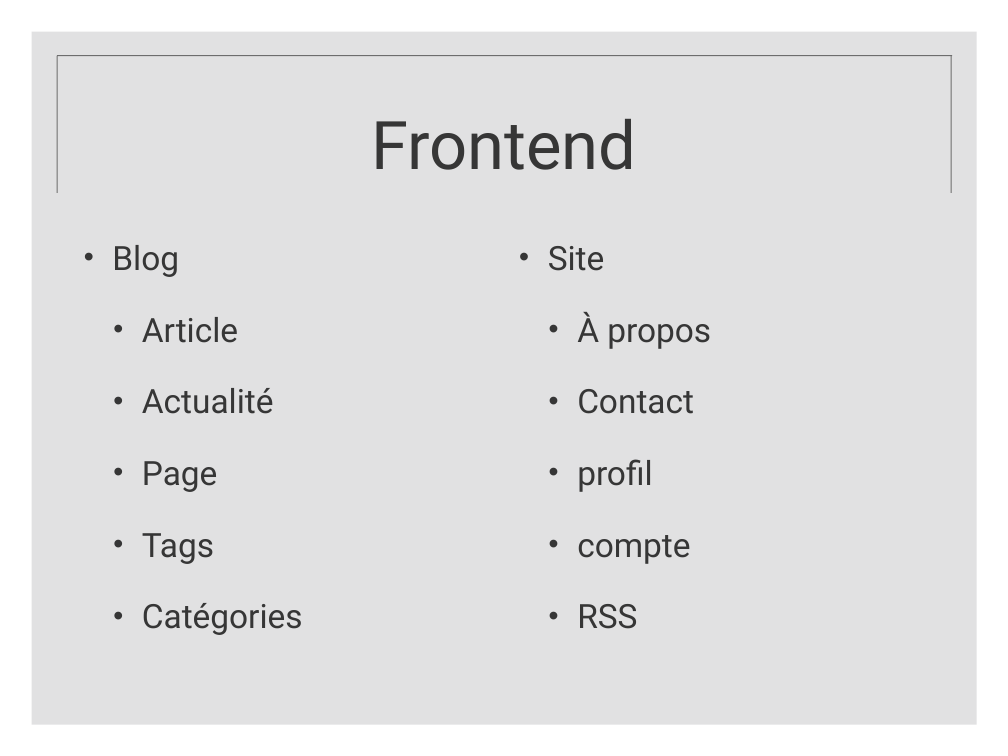
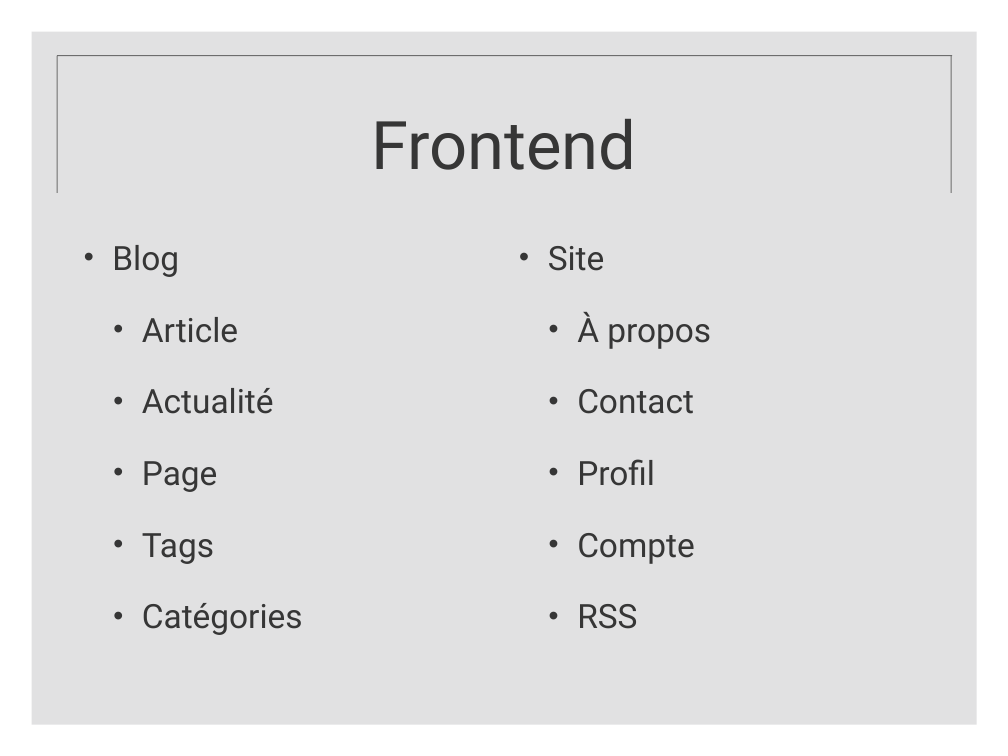
Before and after one commit to fitzlucassen/Webtuts.fr, a slide deck: slide 7 of documents/blog.ppt. Drawn at 1008x756 pixels with LibreOffice and Linux fonts; fonts in the diff are those of the drawing; background and template pictures are left out. Boxes give left, top, right and bottom in pixels: in the first picture for what was removed or moved away, otherwise in the second. Text is boxed around its words. In the diff, an @@ line names an element or a change of style, - is before the commit and + after.

```diff
--- a/documents/blog.ppt
+++ b/documents/blog.ppt
@@ text at bbox=[577, 459, 695, 564]: text changed @@
-  • profil
-  • compte
+  • Profil
+  • Compte
```
Also in this commit, not shown: 1 other file.
